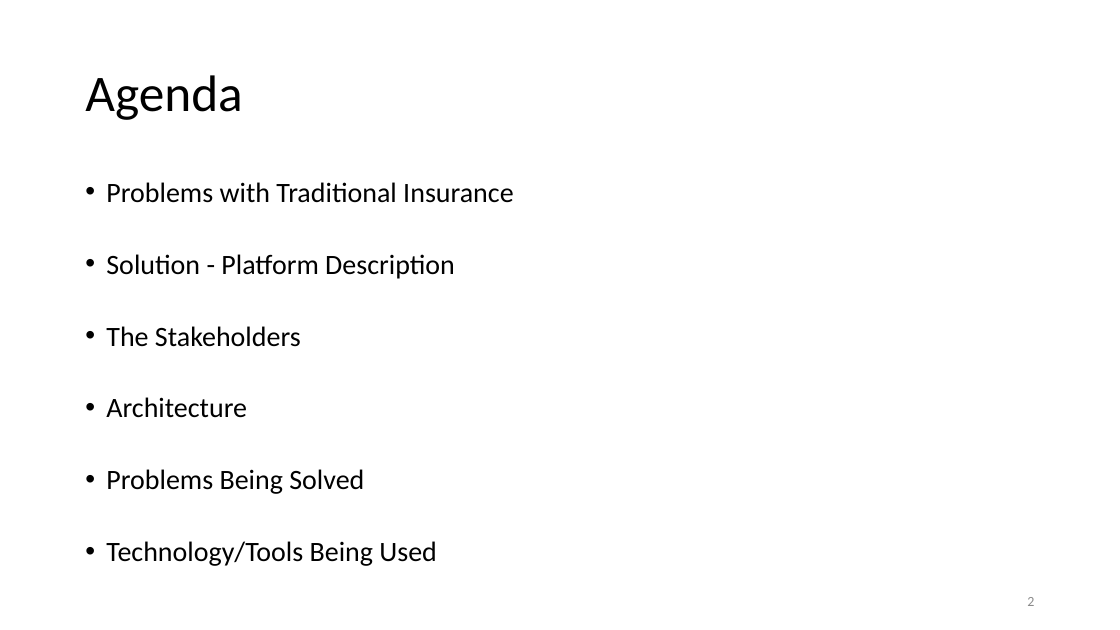
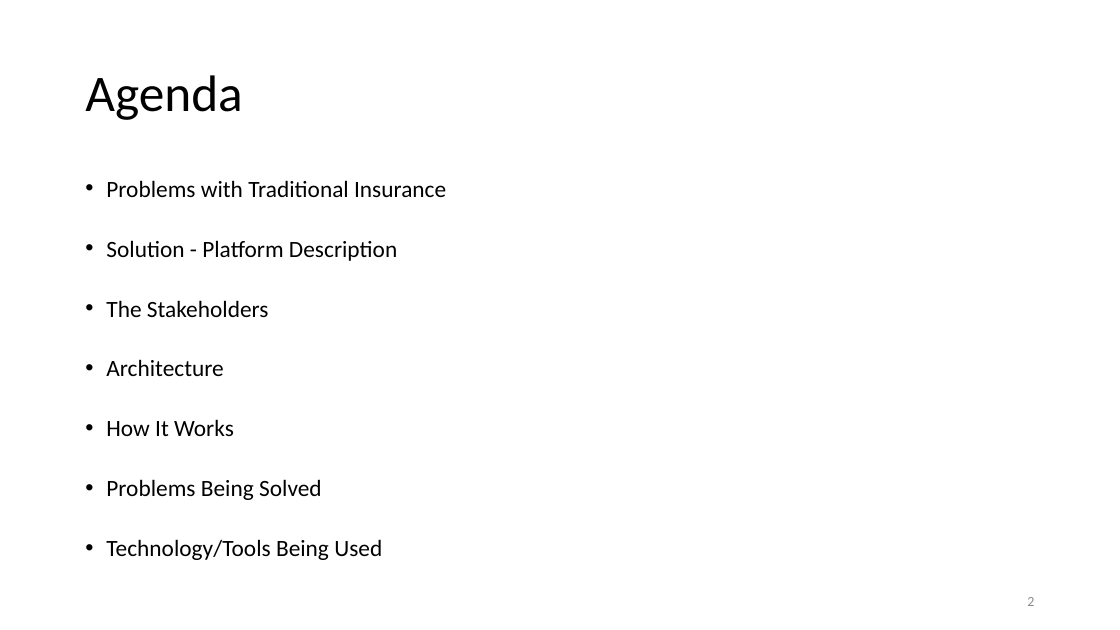
Before and after one commit to sachinjegaonkar/CropInsuranceSolution, a slide deck: slide 2 of Decentralized Crop Insurance Solution.pptx. Drawn at 1120x630 pixels with LibreOffice and Linux fonts; fonts in the diff are those of the drawing. Boxes give left, top, right and bottom in pixels: in the first picture for what was removed or moved away, otherwise in the second. Text is boxed around its words. In the diff, an @@ line names an element or a change of style, - is before the commit and + after.

```diff
--- a/Decentralized Crop Insurance Solution.pptx
+++ b/Decentralized Crop Insurance Solution.pptx
@@ text at [106, 180, 446, 560]: size 24 to 20 pt @@
@@ text at [106, 419, 234, 436]: paragraph added @@
+• How It Works
```
Also in this commit, not shown: 8 other slides changed, 2 slides added.
